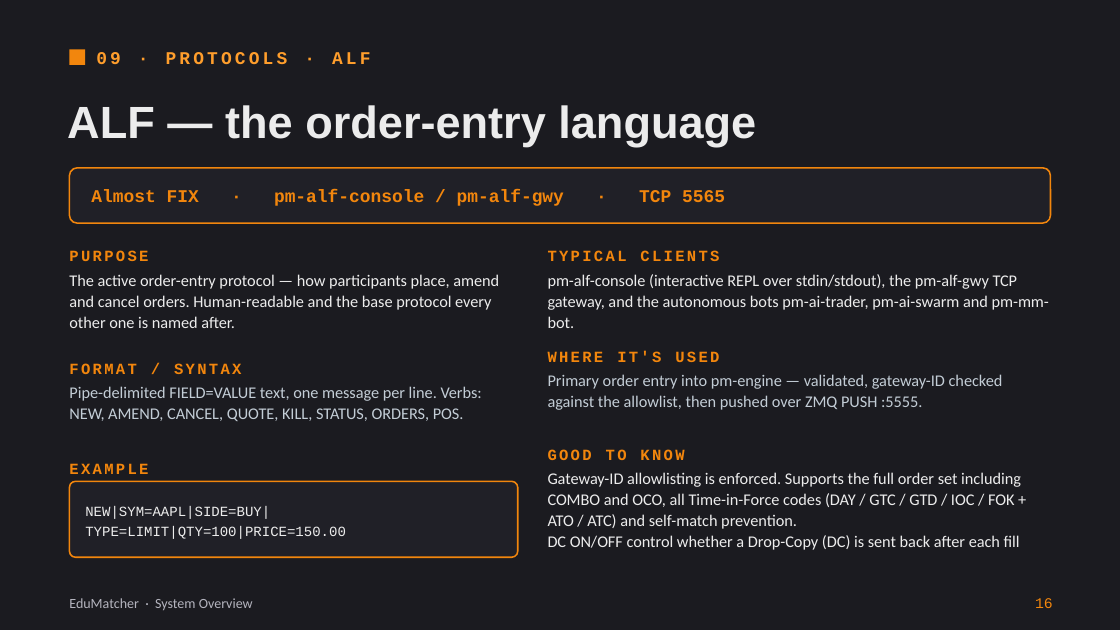
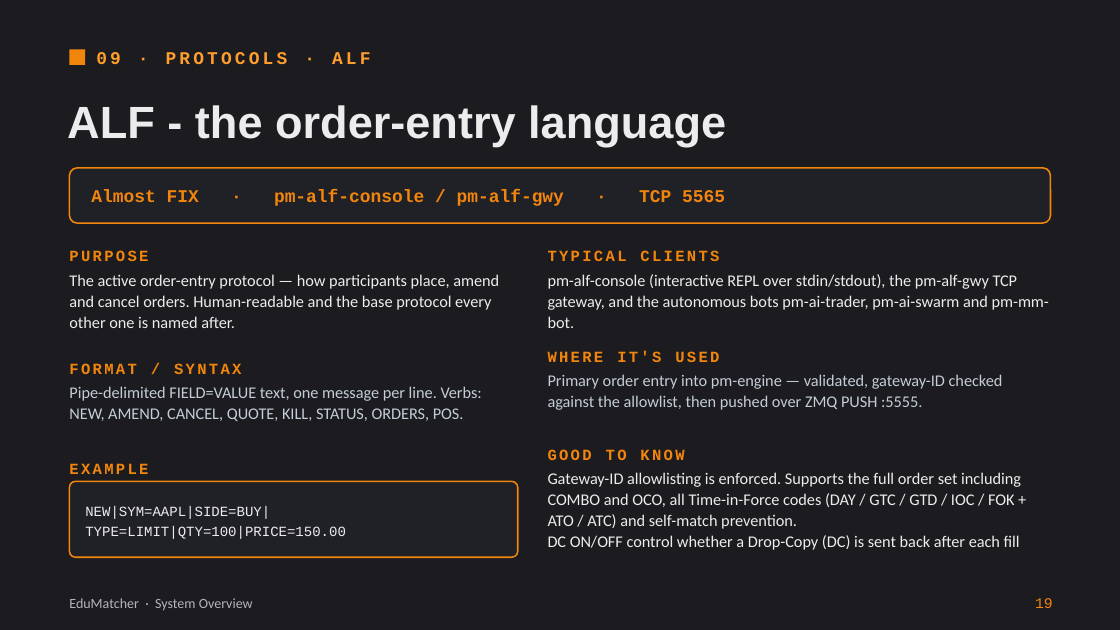
Before and after one commit to johan162/EduMatcher, a slide deck: slide 19 of docs/presentations/introduction-to-edumatcher.pptx (slide 16 before the commit). Drawn at 1120x630 pixels with LibreOffice and Linux fonts; fonts in the diff are those of the drawing. Boxes give left, top, right and bottom in pixels: in the first picture for what was removed or moved away, otherwise in the second. Text is boxed around its words. In the diff, an @@ line names an element or a change of style, - is before the commit and + after.

```diff
--- a/docs/presentations/introduction-to-edumatcher.pptx
+++ b/docs/presentations/introduction-to-edumatcher.pptx
@@ title at <box>67,105,726,147</box>: text changed @@
-ALF — the order-entry language
+ALF - the order-entry language
@@ text at <box>1035,598,1053,608</box>: text changed @@
-16
+19
```
Also in this commit, not shown: 29 other slides changed, 3 slides added.
